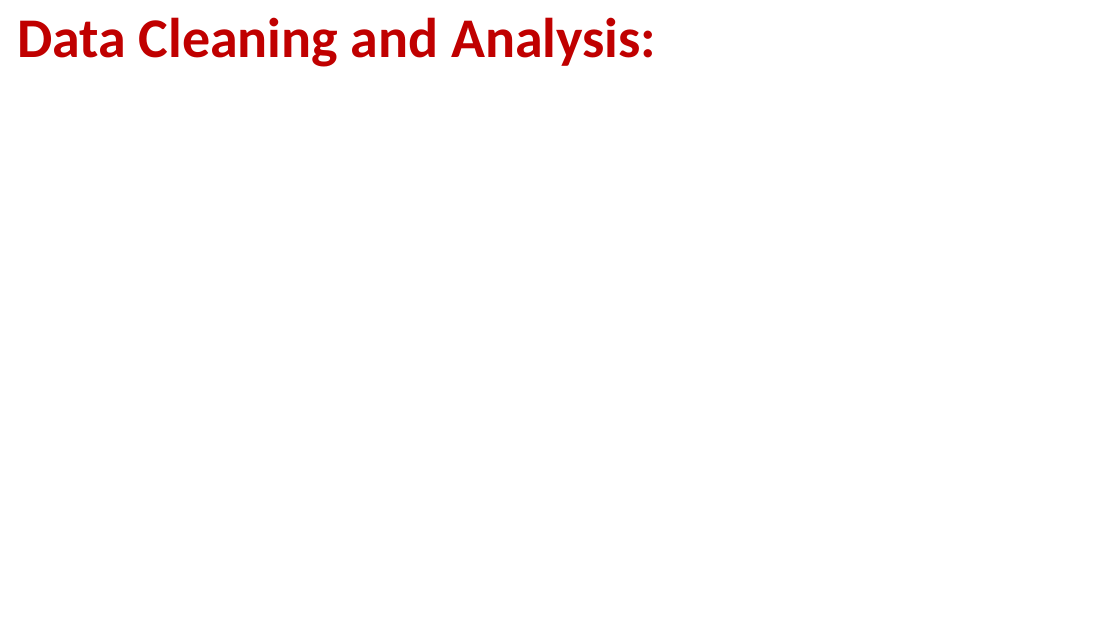
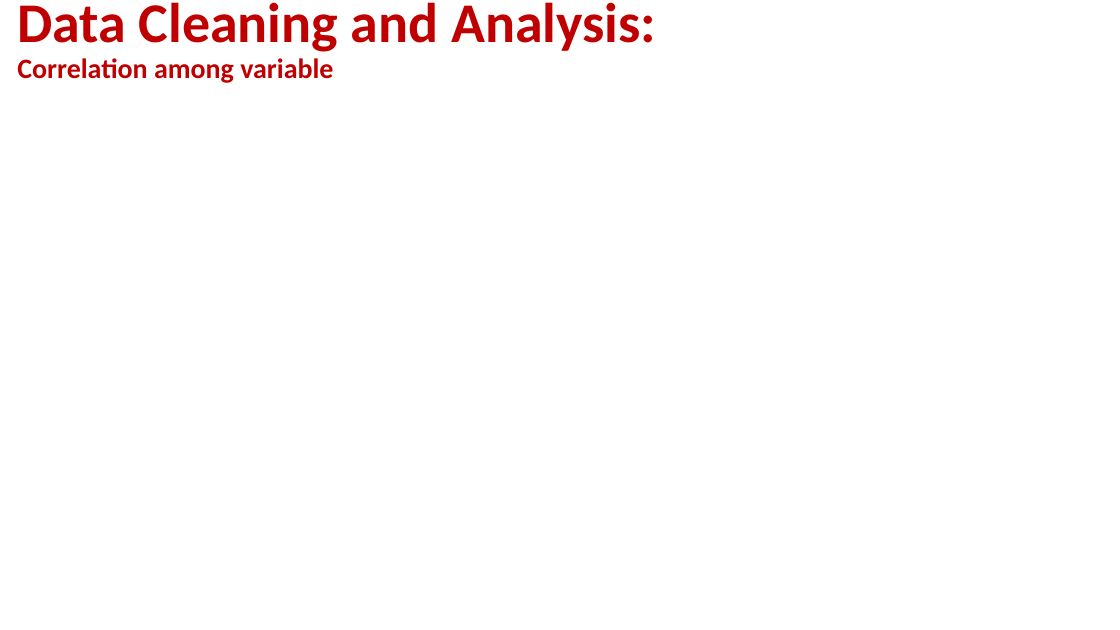
Before and after one commit to FrancescoMariottini/residential-real-estate-analysis, a slide deck: slide 7 of project3_DataCleaning.pptx (slide 6 before the commit). Drawn at 1120x630 pixels with LibreOffice and Linux fonts; fonts in the diff are those of the drawing; background and template pictures are left out. Boxes give left, top, right and bottom in pixels: in the first picture for what was removed or moved away, otherwise in the second. Text is boxed around its words. In the diff, an @@ line names an element or a change of style, - is before the commit and + after.

```diff
--- a/project3_DataCleaning.pptx
+++ b/project3_DataCleaning.pptx
@@ text at (17, 58, 333, 83): paragraph added @@
+Correlation among variable
```
Also in this commit, not shown: 4 other slides changed, 6 slides added, 1 slide removed, 2 other files.
